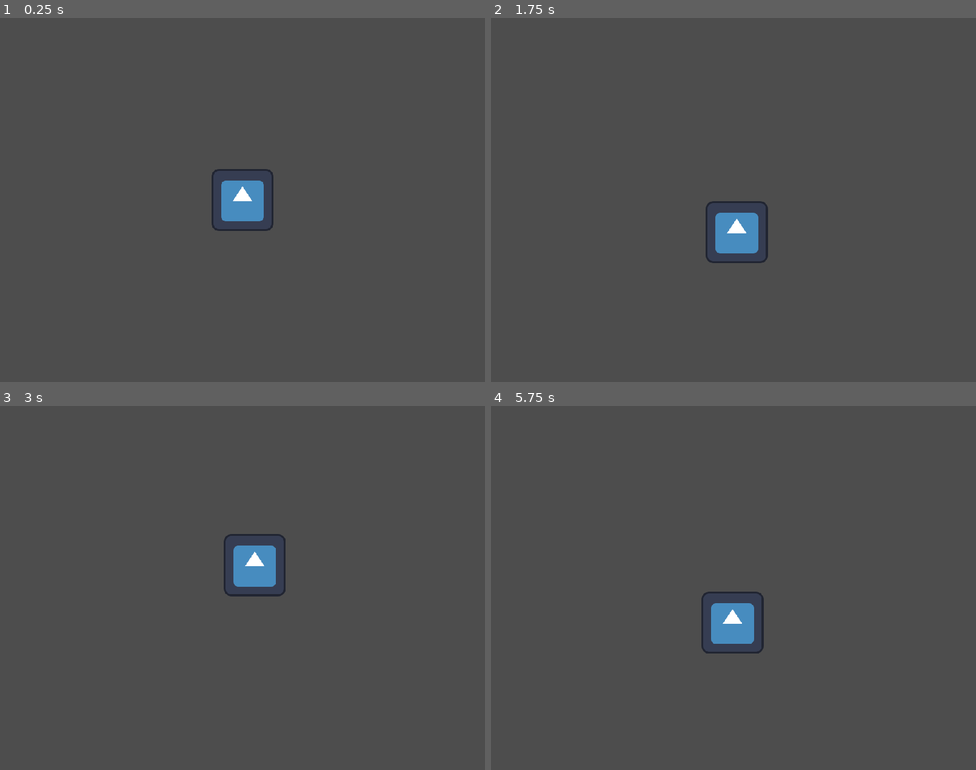
Above: before the commit, frames 1-4 (two rows, left to right).
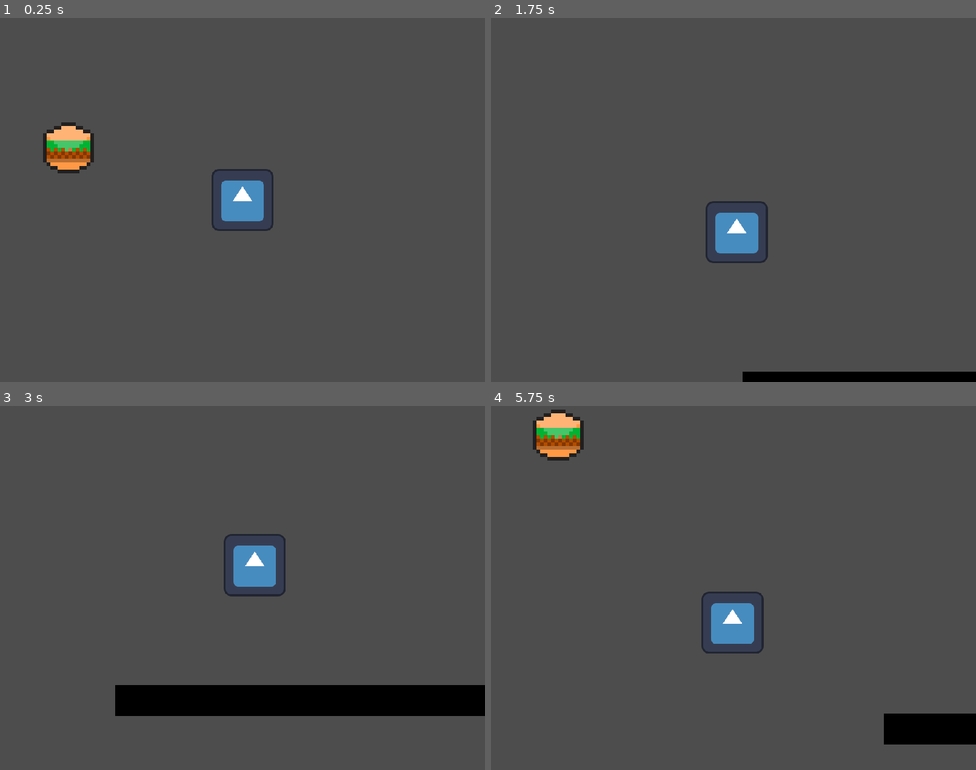
Above: after the commit, the same moments.

Repository: apenas-naka/jornada-dev-godot
Game: Godot game, scene res://scenes/world.tscn
Same seed, same stepped clock (60 frames per second), same inputs: the game is played once before the commit and once after it. The engine's default icon, where the game draws it, is replaced by a stand-in: a white triangle on a blue panel in a dark square.
Inputs:
- Up to frame 1 (0.25 s): no input
- Up to frame 2 (1.75 s): tap Enter at 0.5 s; hold D (move_right) 0.53-1.28 s; hold S (move_down) from 1.28 s (still down)
- Up to frame 3 (3 s): release S (move_down) at 2.03 s; hold D (move_right) 2.03-2.78 s; hold W (move_up) from 2.78 s (still down)
- Up to frame 4 (5.75 s): release W (move_up) at 3.53 s; hold A (move_left) 3.53-5.03 s; hold S (move_down) from 5.03 s (still down)

The runs differ from the first frame. In frame 1, 1.2% of the frame differs, in the area x 8-20%, y 28-43%; in frame 2, 1.4%; in frame 3, 6.5%, in the area x 23-100%, y 76-86%; in frame 4, 2.8%.

Commit message:
some updates
movement and collisions;
hungry system - prototype;
spawn system - working on;

Diff:
--- /dev/null
+++ b/scenes/burguer.tscn
@@ -0,0 +1,15 @@
+[gd_scene load_steps=3 format=3 uid="uid://dmyp8gwn1ehau"]
+
+[ext_resource type="Texture2D" uid="uid://bcee5syvrxkwk" path="res://assets/hamburguer.png" id="1_703bv"]
+
+[sub_resource type="RectangleShape2D" id="RectangleShape2D_qvvgy"]
+
+[node name="burguer" type="Area2D"]
+metadata/_edit_group_ = true
+
+[node name="CollisionShape2D" type="CollisionShape2D" parent="."]
+shape = SubResource("RectangleShape2D_qvvgy")
+
+[node name="Sprite2D" type="Sprite2D" parent="."]
+scale = Vector2(1.5, 1.5)
+texture = ExtResource("1_703bv")
--- a/scenes/player.tscn
+++ b/scenes/player.tscn
@@ -20,3 +20,9 @@
 [node name="Camera2D" type="Camera2D" parent="."]
 zoom = Vector2(0.8, 0.8)
 position_smoothing_enabled = true
+
+[node name="hungryTimer" type="Timer" parent="."]
+wait_time = 7.0
+autostart = true
+
+[connection signal="timeout" from="hungryTimer" to="." method="_on_hungry_timer_timeout"]
--- a/scenes/world.tscn
+++ b/scenes/world.tscn
@@ -1,14 +1,22 @@
-[gd_scene load_steps=3 format=3 uid="uid://dwj5ixvm5xd0e"]
+[gd_scene load_steps=5 format=3 uid="uid://dwj5ixvm5xd0e"]
 
 [ext_resource type="PackedScene" uid="uid://c2woyananrkj" path="res://scenes/player.tscn" id="1_7kj44"]
+[ext_resource type="Script" path="res://scripts/world.gd" id="1_frw8j"]
 [ext_resource type="PackedScene" uid="uid://bwatuk05jcxxx" path="res://scenes/floor.tscn" id="2_y6kf6"]
+[ext_resource type="PackedScene" uid="uid://dmyp8gwn1ehau" path="res://scenes/burguer.tscn" id="4_s4rx1"]
 
 [node name="world" type="Node2D"]
+script = ExtResource("1_frw8j")
 
 [node name="player" parent="." instance=ExtResource("1_7kj44")]
-position = Vector2(1347, 703)
+position = Vector2(356, 307)
 
 [node name="chao" parent="." instance=ExtResource("2_y6kf6")]
-visible = false
-position = Vector2(529, 723)
+position = Vector2(1323, 806)
 metadata/_edit_group_ = true
+
+[node name="burguer" parent="." instance=ExtResource("4_s4rx1")]
+position = Vector2(-3.00002, 200)
+scale = Vector2(5, 5)
+
+[connection signal="body_entered" from="burguer" to="player" method="_on_burguer_body_entered"]
--- a/scripts/player.gd
+++ b/scripts/player.gd
@@ -1,7 +1,9 @@
 extends CharacterBody2D;
 
 @export var playerSpeed : int = 400;
-@export var playerHungry : int = 3;
+@export var playerHungry : int = 5;
+
+@onready var playerCollectable := $"../burguer";
 
 func get_input():
 	var input_direction = Input.get_vector("move_left", "move_right", "move_up", "move_down");
@@ -12,3 +14,15 @@
 	var collided = move_and_collide(velocity * delta) # Verifica se esta colidindo.
 	if collided:	# Se estiver vai normalizar a posição (pra não atravessar).
 		velocity = velocity.bounce(collided.get_normal());
+
+
+func _on_hungry_timer_timeout():
+	playerHungry -= 1;
+	print("Barra de fome: " + str(playerHungry));
+	if playerHungry < 1:
+		print("Você morreu de fome!");
+
+
+func _on_burguer_body_entered(body):
+	playerCollectable.queue_free();
+	print("Comeu X-BURGUER");
--- /dev/null
+++ b/scripts/world.gd
@@ -0,0 +1 @@
+extends Node2D
Not shown, changed: Progresso.txt
Binary file added: assets/hamburguer.png
Not shown, added: assets/hamburguer.png.import
